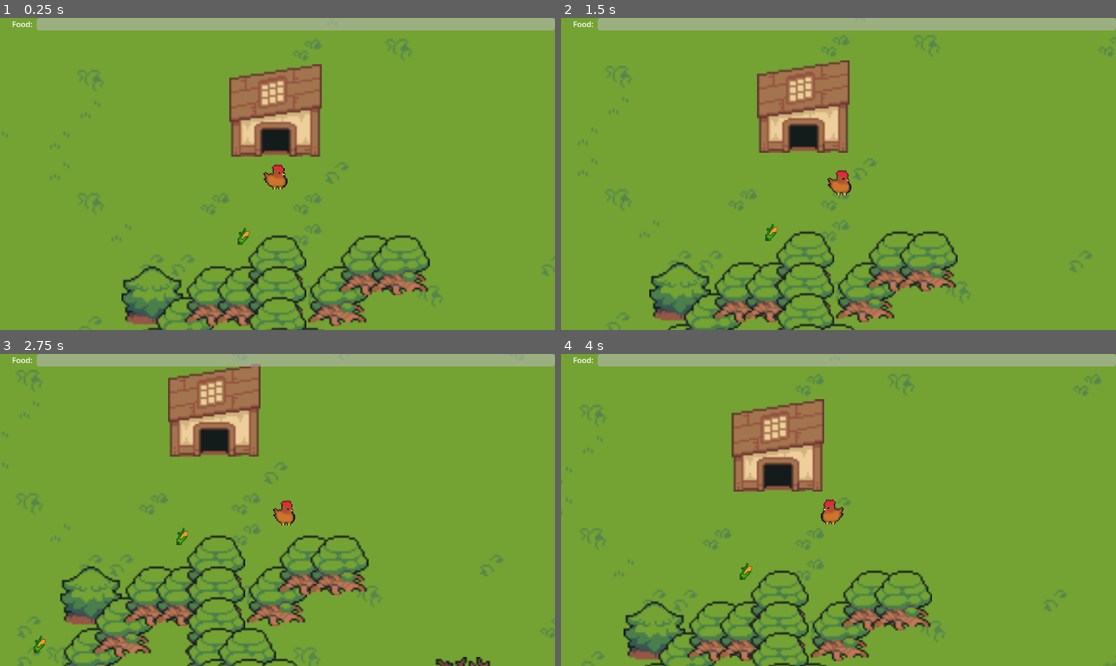
Above: before the commit, frames 1-4 (two rows, left to right).
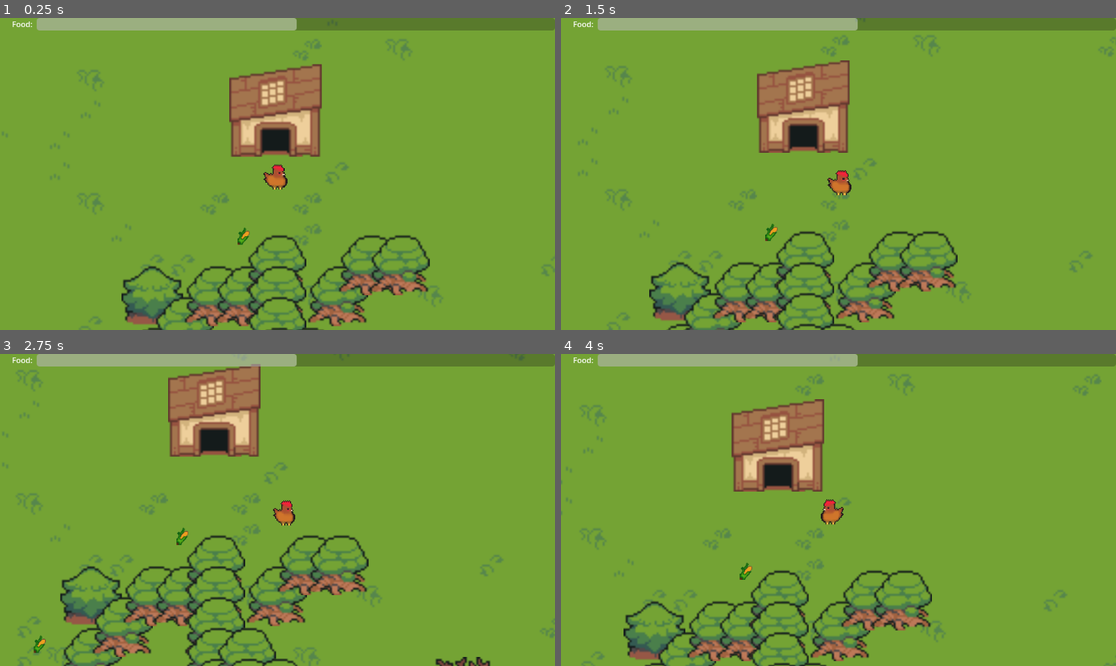
Above: after the commit, the same moments.

Repository: jackfruitgames/chickeeen
Game: Godot game, scene res://scenes/outdoors/outdoors.tscn
The game is run twice, just before and just after one commit, with the same random seed, the same clock (stepped at 60 frames per second) and the same inputs.
Inputs:
- Up to frame 1 (0.25 s): no input
- Up to frame 2 (1.5 s): tap Enter at 0.5 s; hold Right (move_right) 0.53-1.28 s; hold Down (move_down) from 1.28 s (still down)
- Up to frame 3 (2.75 s): release Down (move_down) at 2.03 s; hold Right (move_right) from 2.03 s (still down)
- Up to frame 4 (4 s): release Right (move_right) at 2.78 s; hold Up (move_up) 2.78-3.53 s; hold Left (move_left) from 3.53 s (still down)

The runs differ from the first frame. In frame 1, 1.9% of the frame differs, in the area x 53-100%, y 0-5%; in frame 2, 1.9%; in frame 3, 1.9%; in frame 4, 1.9%.

Commit message:
fix food to only be eaten if collided with player
Otherwise it will just be destroyed to avoid strange looking food inside
other elements.

Diff:
--- a/scenes/chicken/chicken.tscn
+++ b/scenes/chicken/chicken.tscn
@@ -81,7 +81,7 @@
 fill = 1
 fill_from = Vector2(0.495726, 0.465812)
 
-[node name="chicken" type="CharacterBody2D"]
+[node name="chicken" type="CharacterBody2D" groups=["player"]]
 scale = Vector2(0.5, 0.5)
 collision_layer = 3
 collision_mask = 3
--- a/scenes/food/eating.gd
+++ b/scenes/food/eating.gd
@@ -1,7 +1,10 @@
 extends Area2D
 
-func _on_body_entered(body):
-	GameState.score += 10
-	print("score: " + str(GameState.score))
-	$EatAudioStreamPlayer2D.play()
+func _on_body_entered(collided_object):
+	if collided_object.is_in_group("player"):
+		GameState.score += 10
+		print("score: " + str(GameState.score))
+		$EatAudioStreamPlayer2D.play()
+
+	# destroy food if it is spawned random inside a tree or some other object
 	queue_free()
